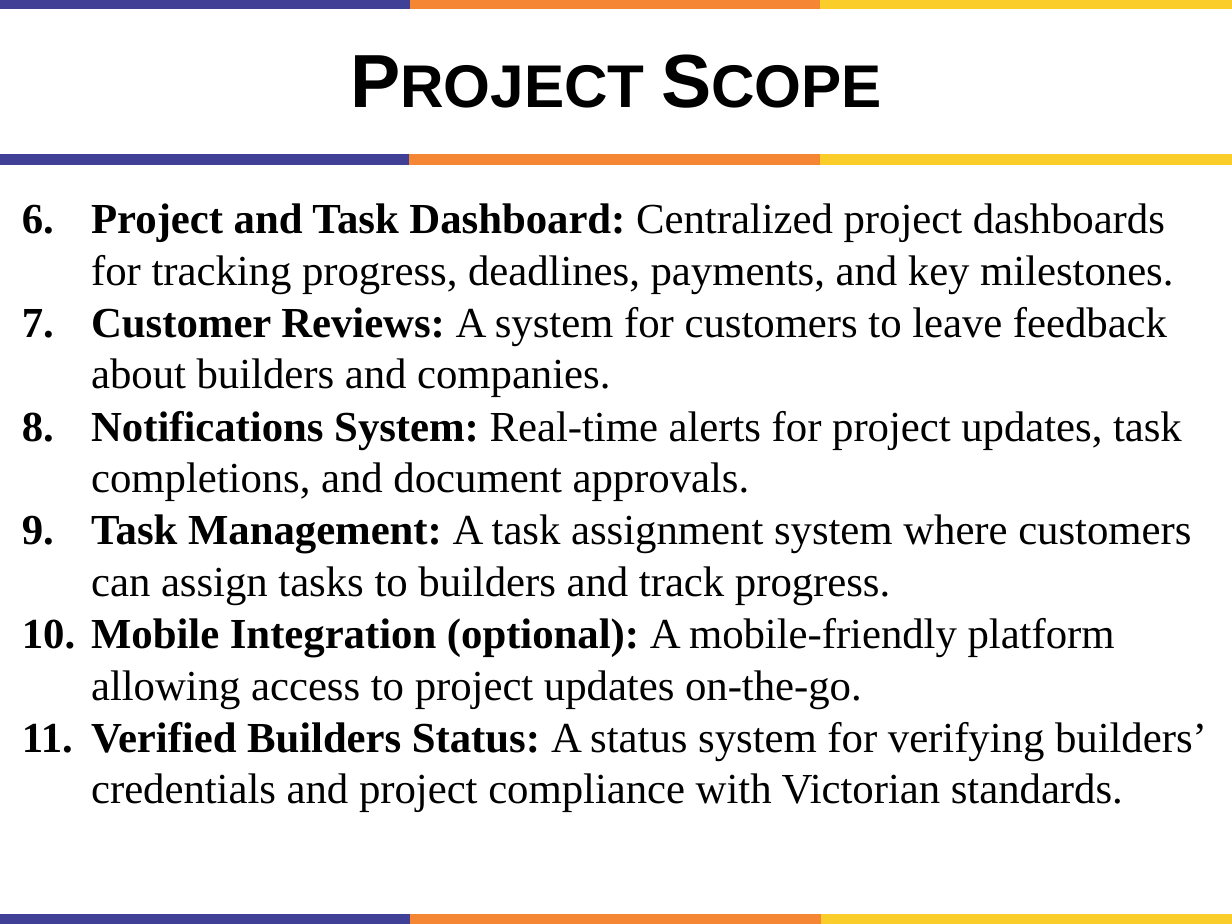
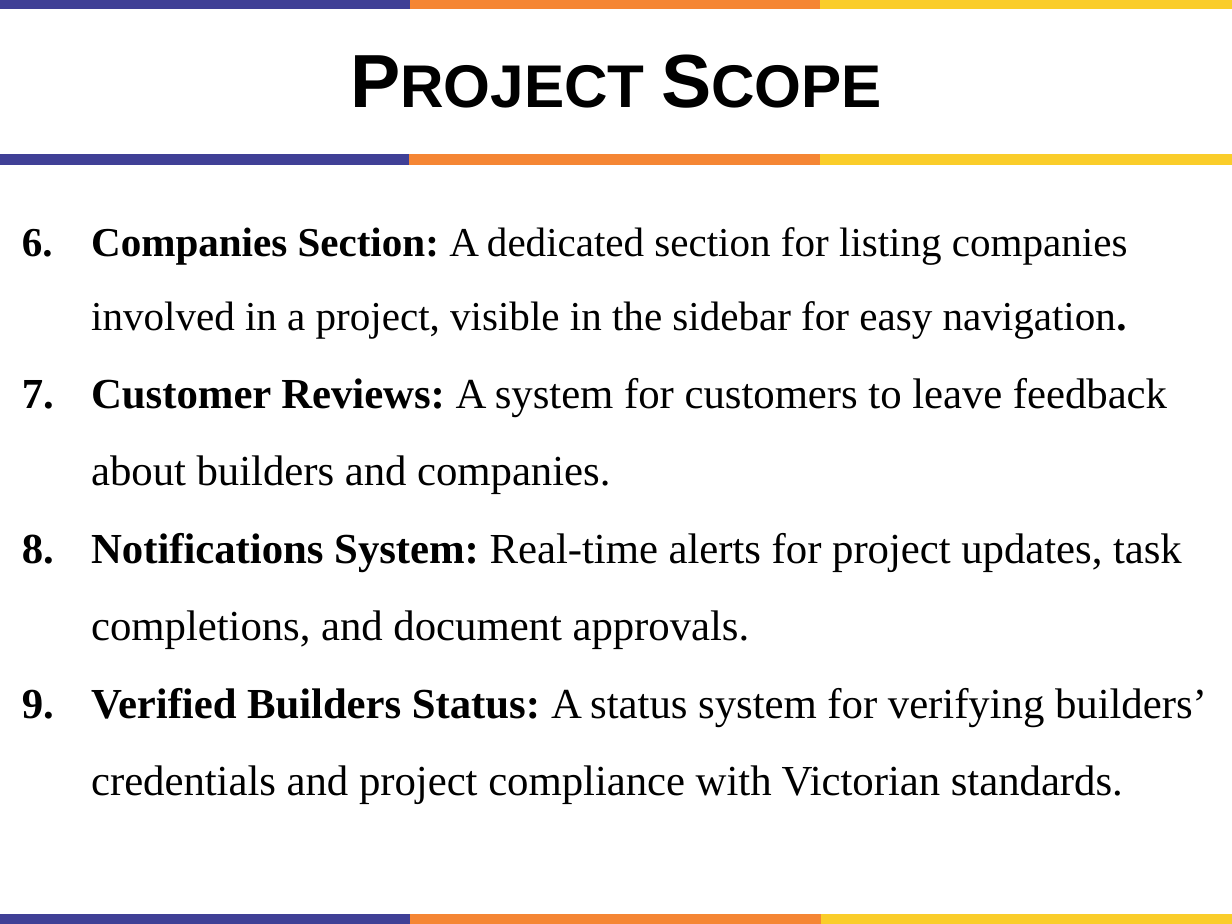
Before and after one commit to engineershoaibakhter/University-Courses, a slide deck: slide 14 of My 7th Semester/FYP/FYP PPT.pptx. Drawn at 1232x924 pixels with LibreOffice and Linux fonts; fonts in the diff are those of the drawing. Boxes give left, top, right and bottom in pixels: in the first picture for what was removed or moved away, otherwise in the second. Text is boxed around its words. In the diff, an @@ line names an element or a change of style, - is before the commit and + after.

```diff
--- a/My 7th Semester/FYP/FYP PPT.pptx
+++ b/My 7th Semester/FYP/FYP PPT.pptx
@@ text at [91, 227, 1128, 338]: text changed; size 25 to 24 pt @@
-6. Project and Task Dashboard: Centralized project dashboards for tracking progress, deadlines, payments, and key milestones.
+6. Companies Section: A dedicated section for listing companies involved in a project, visible in the sidebar for easy navigation.
@@ text at [91, 378, 1207, 803]: line spacing 1 to 1.5 @@
@@ text at [91, 514, 1191, 708]: paragraphs removed @@
-9. Task Management: A task assignment system where customers can assign tasks to builders and track progress.
-10. Mobile Integration (optional): A mobile-friendly platform allowing access to project updates on-the-go.
```
Also in this commit, not shown: 9 other slides changed, 1 other file.
